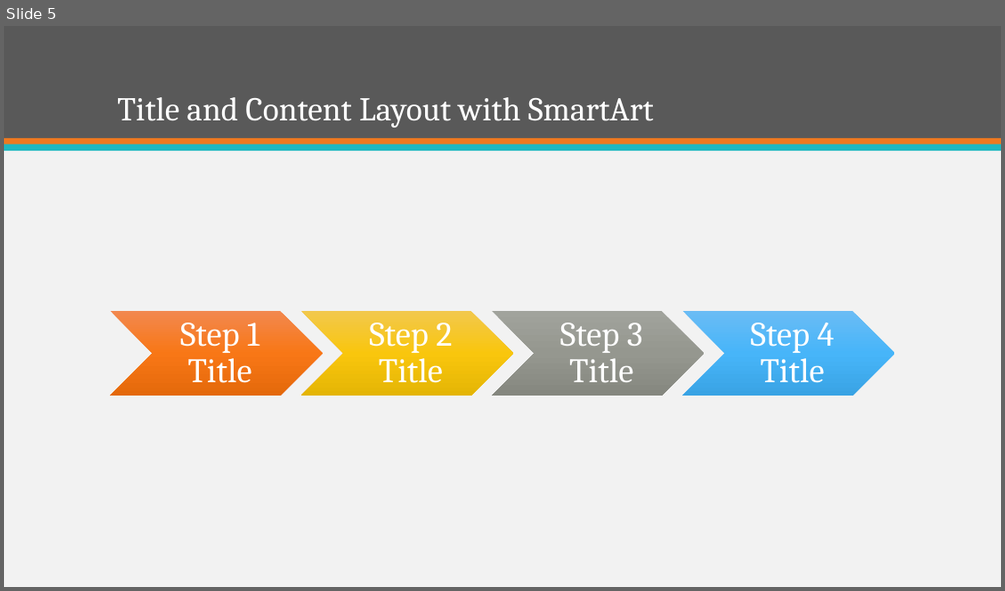
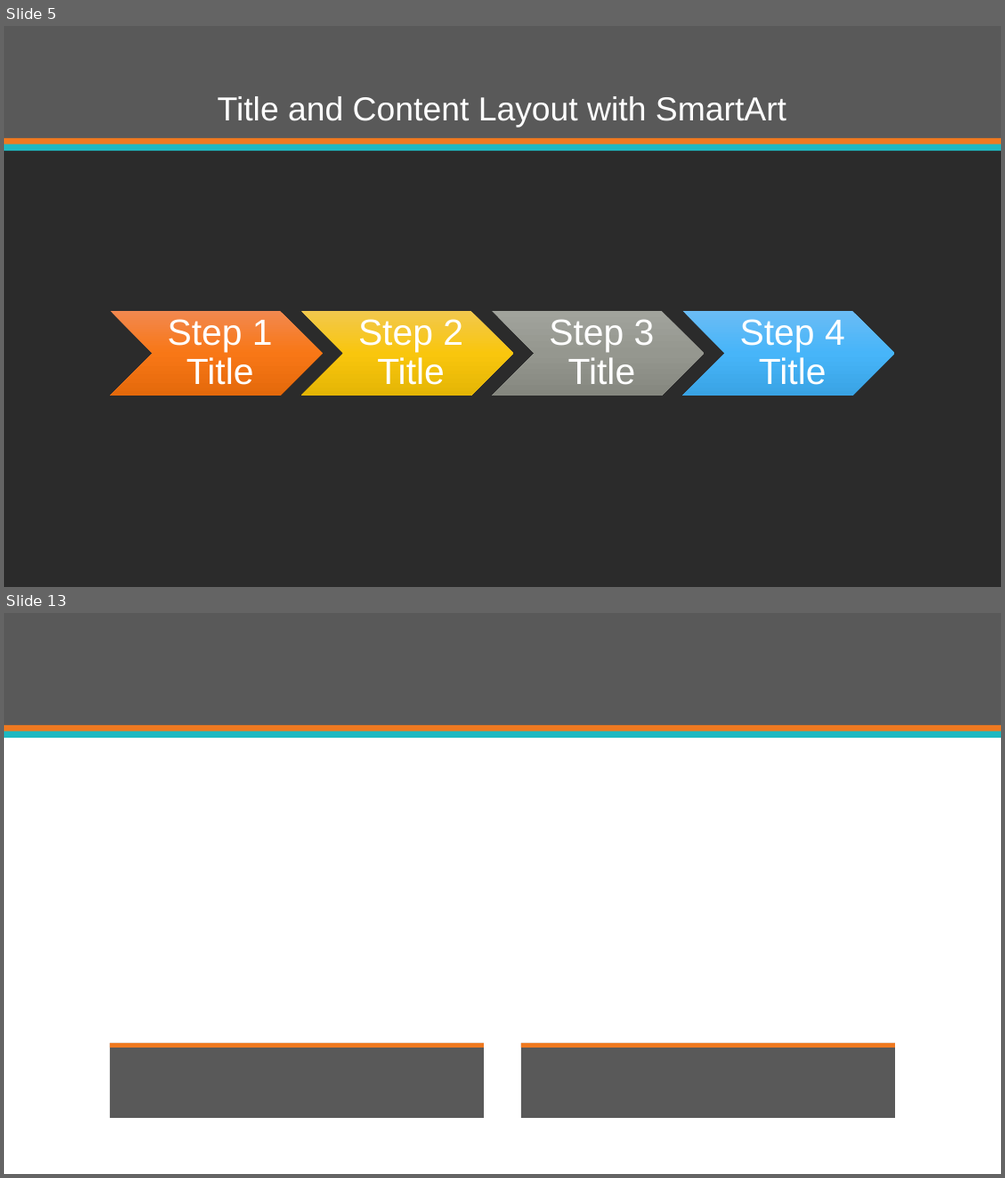
Before and after one commit to jeffryang24/RouterMaya, a slide deck: PPT/Template/Tabloid Router Maya.potx. Shown one above the other, each under a label of ours: slide 5 before the commit, slides 5 and 13 after it; the slides between them are not shown. The pictures are 1005x591 and 1005x1178 pixels, drawn with LibreOffice and Linux fonts; fonts in the diff are those of the drawing; background and template pictures are left out; a plain dark background stands for a picture behind light text. Boxes give left, top, right and bottom in pixels: in the first picture for what was removed or moved away, otherwise in the second. Text is boxed around its words. In the diff, an @@ line names an element or a change of style, - is before the commit and + after.

```diff
--- a/PPT/Template/Tabloid Router Maya.potx
+++ b/PPT/Template/Tabloid Router Maya.potx
@@ slide 13 added at (4, 613, 1001, 1174), background picture (left out); not listed: 3 template elements that a slide beside it also shows @@
@@ rectangle added at (110, 1043, 484, 1118), fill #595959 @@
@@ rectangle added at (110, 1043, 484, 1047), fill #EF7920 @@
@@ rectangle added at (521, 1043, 896, 1118), fill #595959 @@
@@ rectangle added at (521, 1043, 896, 1047), fill #EF7920 @@
@@ slide 5 changed as well @@
@@ background #F2F2F2 to picture (left out) @@
@@ title "Title and Content Layout with ..." at (218, 96, 786, 127): font Cambria to Arial; alignment left to centre @@
@@ size 33 to 35 pt, font Cambria to Arial in 4 elements at (168, 319, 273, 385), (358, 319, 463, 385), (549, 319, 655, 385), (740, 319, 845, 385) @@
```
Also in this commit, not shown: 4 other slides changed, 5 other slides added, 6 slides removed.
